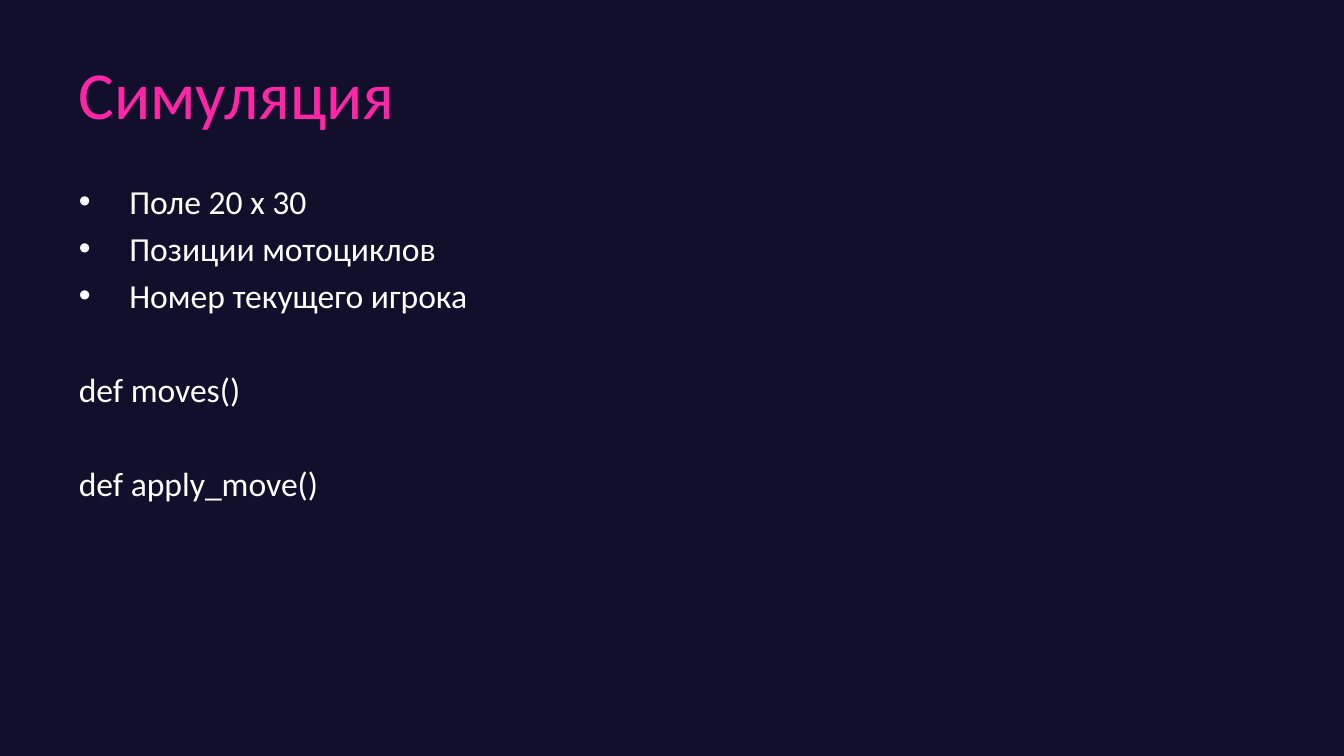
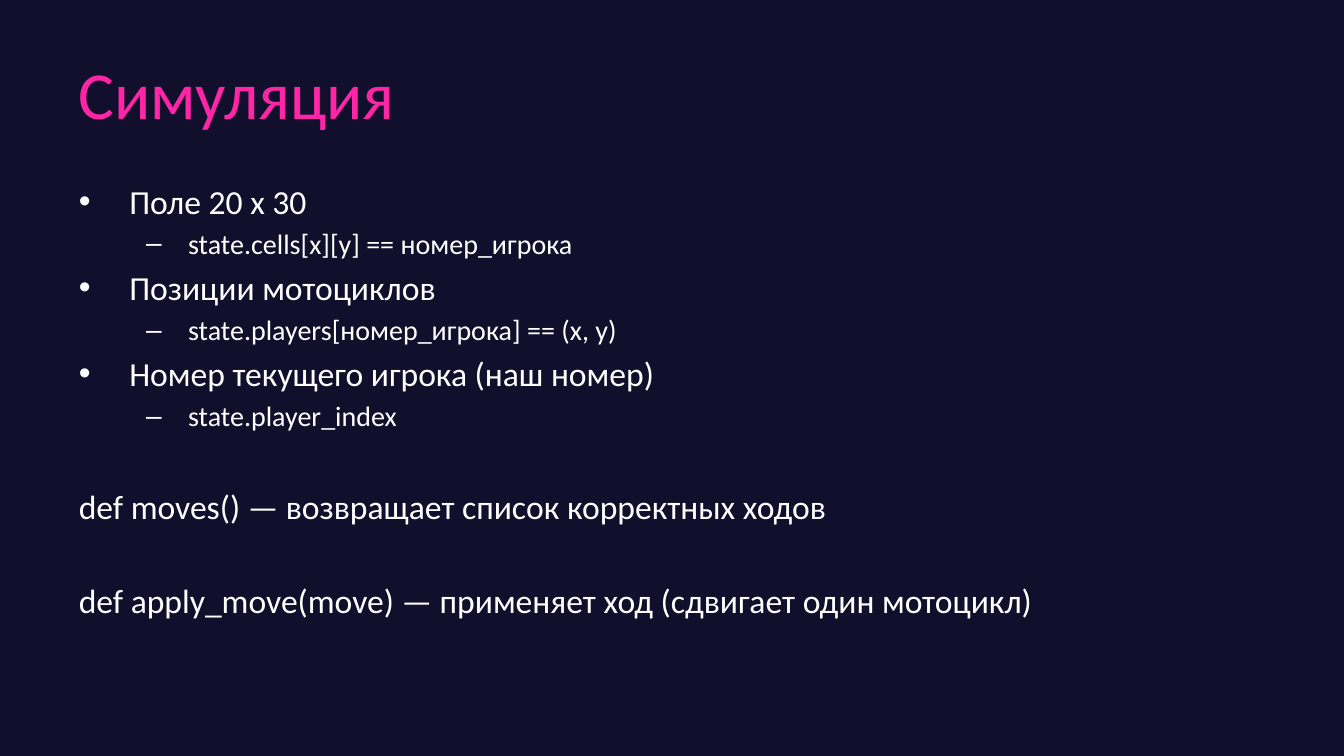
Before and after one commit to game-ai-course/game-ai-school, a slide deck: slide 4 of slides/online_4dx1.5h/day3-final.pptx. Drawn at 1344x756 pixels with LibreOffice and Linux fonts; fonts in the diff are those of the drawing. Boxes give left, top, right and bottom in pixels: in the first picture for what was removed or moved away, otherwise in the second. Text is boxed around its words. In the diff, an @@ line names an element or a change of style, - is before the commit and + after.

```diff
--- a/slides/online_4dx1.5h/day3-final.pptx
+++ b/slides/online_4dx1.5h/day3-final.pptx
@@ text at box(188, 233, 573, 259): paragraph added @@
+  – state.cells[x][y] == номер_игрока
@@ text at box(79, 319, 1032, 619): text changed @@
-• Номер текущего игрока
-def moves()
-def apply_move()
+  – state.players[номер_игрока] == (x, y)
+• Номер текущего игрока (наш номер)
+  – state.player_index
+def moves() — возвращает список корректных ходов
+def apply_move(move) — применяет ход (сдвигает один мотоцикл)
```
Also in this commit, not shown: 3 other slides changed, 6 slides added, 1 slide removed.
